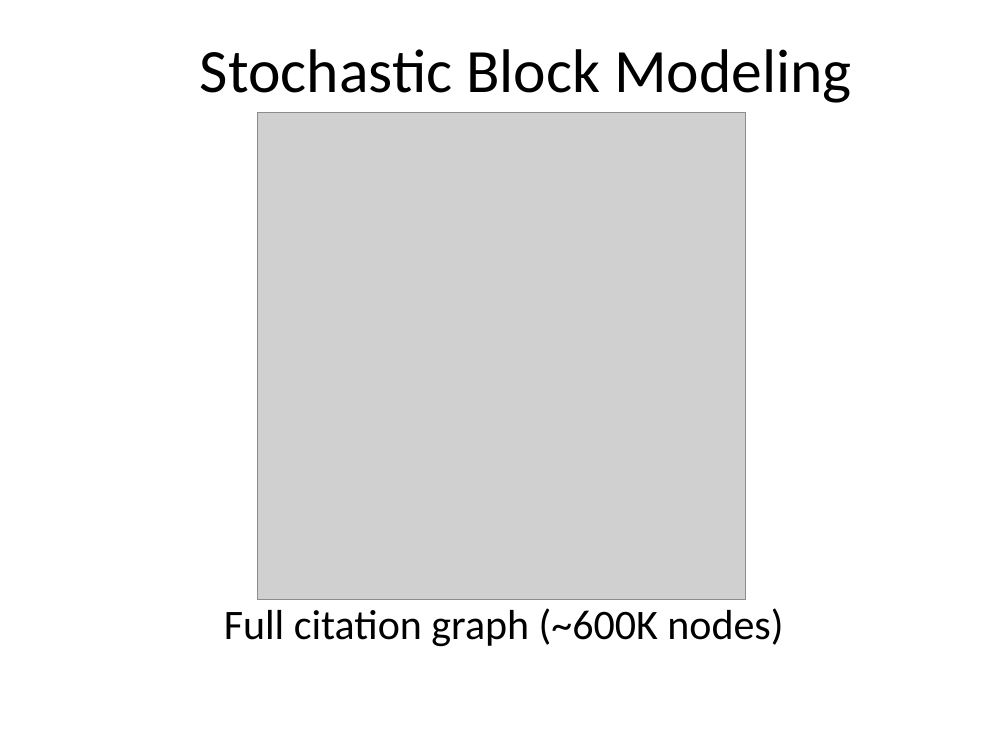
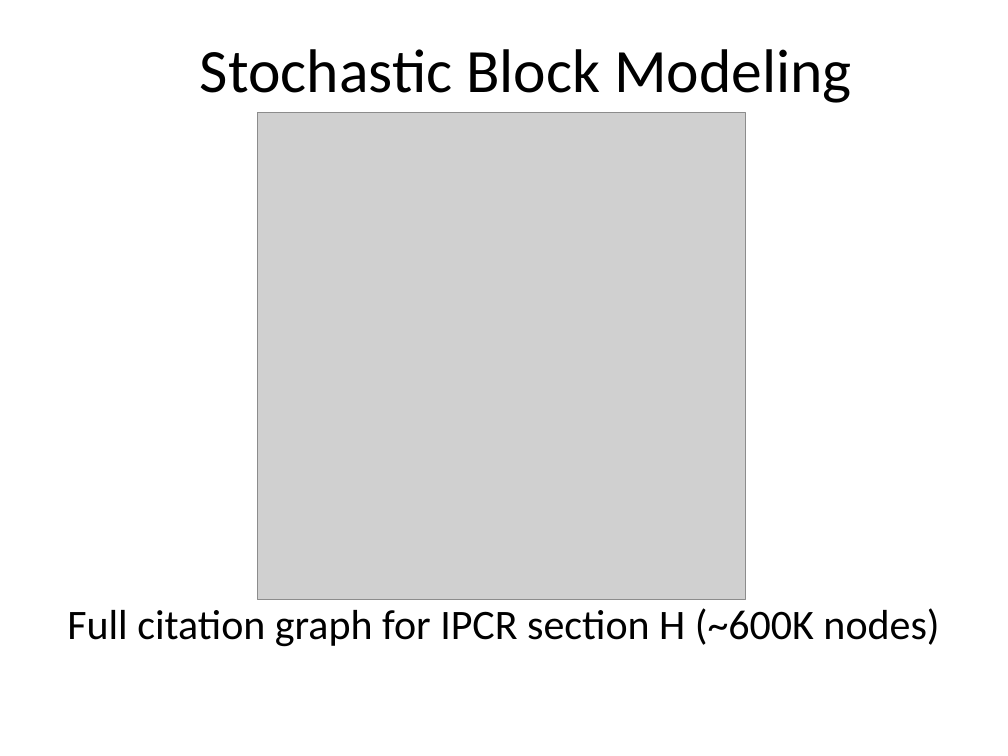
Before and after one commit to alexgittens/XDataUSPTOHackathon, a slide deck: slide 9 of XDATA_Sep2016_klevin_slides.pptx. Drawn at 1008x756 pixels with LibreOffice and Linux fonts; fonts in the diff are those of the drawing; grey boxes stand for pictures; background and template pictures are left out. Boxes give left, top, right and bottom in pixels: in the first picture for what was removed or moved away, otherwise in the second. Text is boxed around its words. In the diff, an @@ line names an element or a change of style, - is before the commit and + after.

```diff
--- a/XDATA_Sep2016_klevin_slides.pptx
+++ b/XDATA_Sep2016_klevin_slides.pptx
@@ text at bbox=[67, 608, 939, 647]: text changed @@
-Full citation graph (~600K nodes)
+Full citation graph for IPCR section H (~600K nodes)
```
Also in this commit, not shown: 6 other slides changed.
